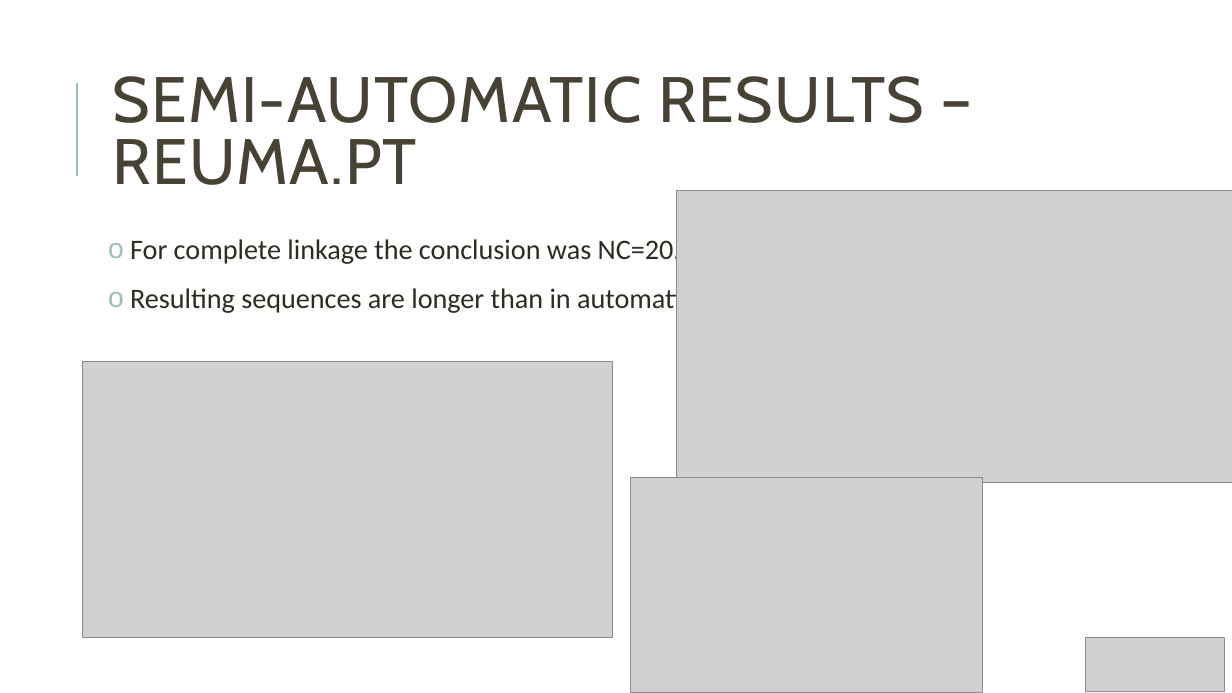
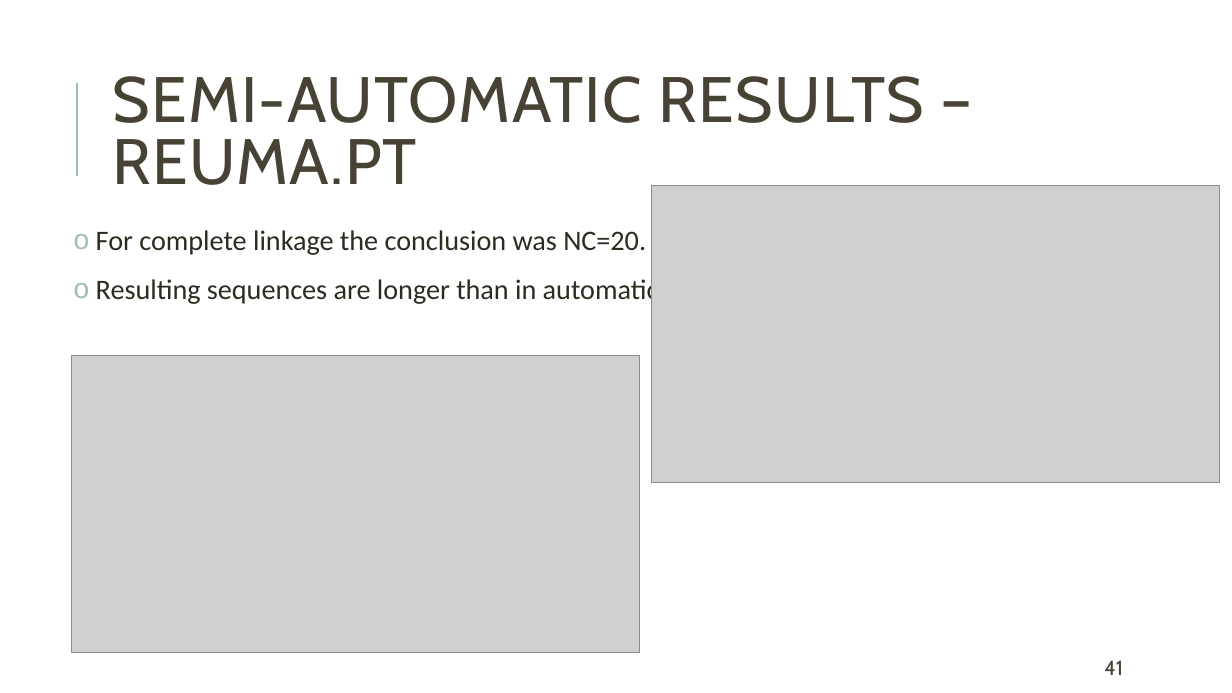
Before and after one commit to Nuno09/MscThesis, a slide deck: slide 41 of Dissertacao/apresentação_tese.pptx (slide 51 before the commit). Drawn at 1232x693 pixels with LibreOffice and Linux fonts; fonts in the diff are those of the drawing; grey boxes stand for pictures. Boxes give left, top, right and bottom in pixels: in the first picture for what was removed or moved away, otherwise in the second. Text is boxed around its words. In the diff, an @@ line names an element or a change of style, - is before the commit and + after.

```diff
--- a/Dissertacao/apresentação_tese.pptx
+++ b/Dissertacao/apresentação_tese.pptx
@@ picture: place and size @@
-picture at (677,190,1232,482)
+picture at (652,186,1220,482)
@@ text "For complete linkage the conclusion ..." rewrapped from (130,236,693,315) to (96,230,659,305) @@
@@ picture: place and size @@
-picture at (83,361,613,638)
+picture at (71,356,640,653)
@@ picture removed at (630,477,982,693) @@
@@ picture removed at (1086,638,1226,691) @@
@@ page number added at (1104,660,1123,675), 16 pt, text #474233 @@
+41
```
Also in this commit, not shown: 41 other slides changed, 1 slide added, 11 slides removed.
